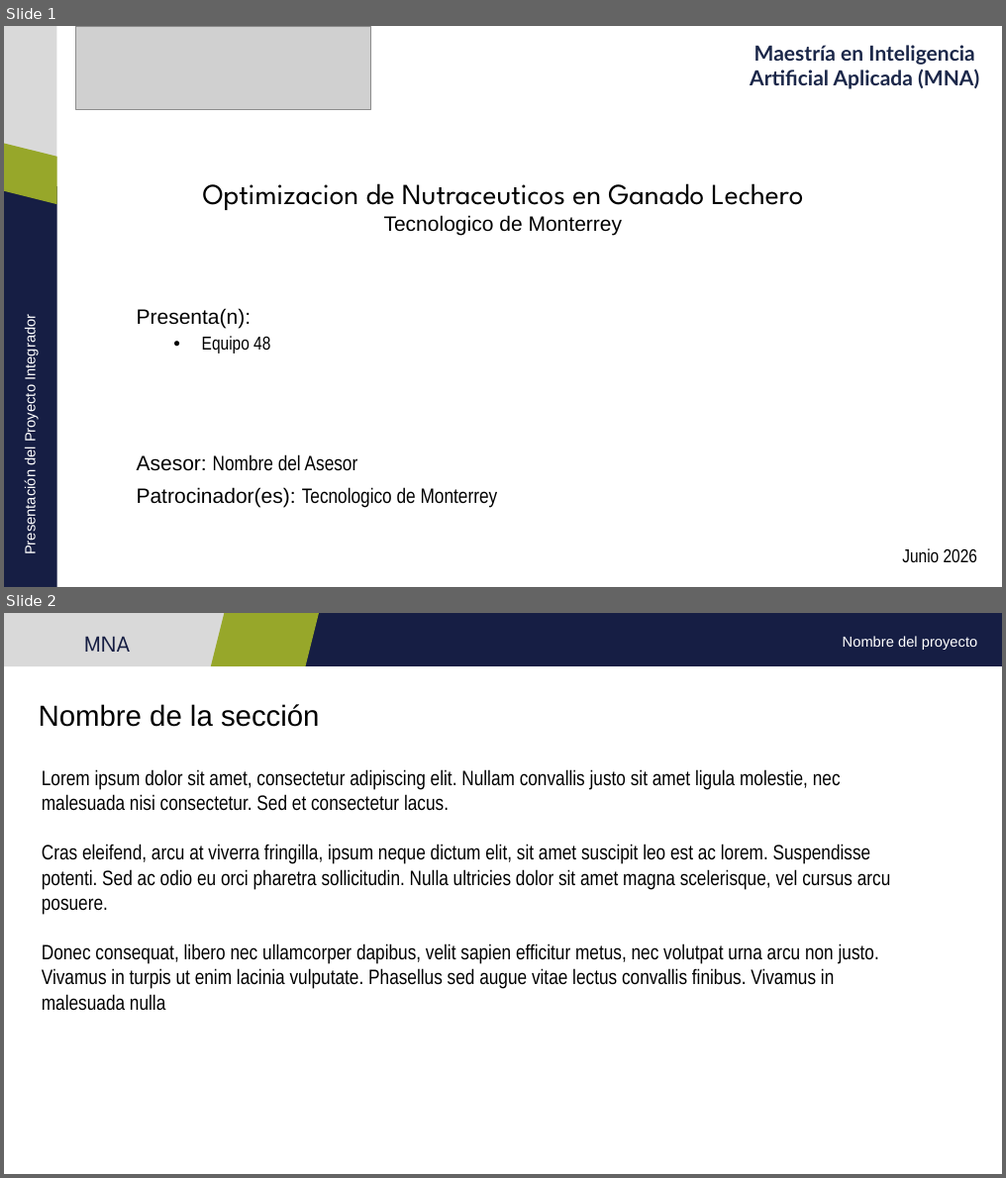
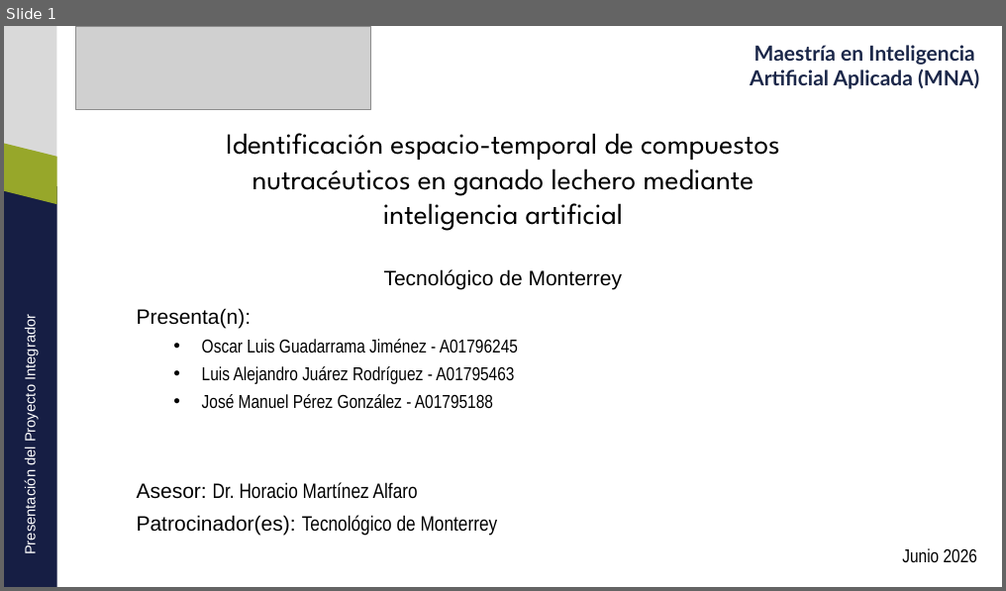
Before and after one commit to jperezg86/ml-nutraceuticos-ganado-lechero, a slide deck: docs/Presentacion_E6_v2_Equipo48.pptx. Shown one above the other, each under a label of ours: slides 1 and 2 before the commit, slide 1 after it. The pictures are 1006x1178 and 1006x591 pixels, drawn with LibreOffice and Linux fonts; fonts in the diff are those of the drawing; grey boxes stand for pictures. Boxes give left, top, right and bottom in pixels: in the first picture for what was removed or moved away, otherwise in the second. Text is boxed around its words. In the diff, an @@ line names an element or a change of style, - is before the commit and + after.

```diff
--- a/docs/Presentacion_E6_v2_Equipo48.pptx
+++ b/docs/Presentacion_E6_v2_Equipo48.pptx
@@ slide 2 removed at [4,613,1002,1174], background #FFFFFF @@
@@ text removed at [84,636,130,652] @@
-MNA
@@ group removed at [4,613,1002,666]: 2 rectangles, 1 parallelogram, 1 text @@
-Nombre del proyecto
@@ title removed at [39,704,320,727] @@
-Nombre de la sección
@@ subtitle removed at [42,769,891,1011] @@
-Lorem ipsum dolor sit amet, consectetur adipiscing elit. Nullam convallis justo sit amet ligula molestie, nec malesuada nisi consectetur. Sed et consectetur lacus.
-Cras eleifend, arcu at viverra fringilla, ipsum neque dictum elit, sit amet suscipit leo est ac lorem. Suspendisse potenti. Sed ac odio eu orci pharetra sollicitudin. Nulla ultricies dolor sit amet magna scelerisque, vel cursus arcu posuere.
-Donec consequat, libero nec ullamcorper dapibus, velit sapien efficitur metus, nec volutpat urna arcu non justo. Vivamus in turpis ut enim lacinia vulputate. Phasellus sed augue vitae lectus convallis finibus. Vivamus in malesuada nulla
@@ slide 1 changed as well @@
@@ title at [226,133,780,289]: text changed @@
-Optimizacion de Nutraceuticos en Ganado Lechero
-Tecnologico de Monterrey
+Identificación espacio-temporal de compuestos
+nutracéuticos en ganado lechero mediante
+inteligencia artificial
+Tecnológico de Monterrey
@@ subtitle at [137,339,518,536]: text changed; size 20 to 18 pt @@
-  • Equipo 48
-Asesor: Nombre del Asesor
-Patrocinador(es): Tecnologico de Monterrey
+  • Oscar Luis Guadarrama Jiménez - A01796245
+  • Luis Alejandro Juárez Rodríguez - A01795463
+  • José Manuel Pérez González - A01795188
+Asesor: Dr. Horacio Martínez Alfaro
+Patrocinador(es): Tecnológico de Monterrey
```
Also in this commit, not shown: 13 other slides changed.
